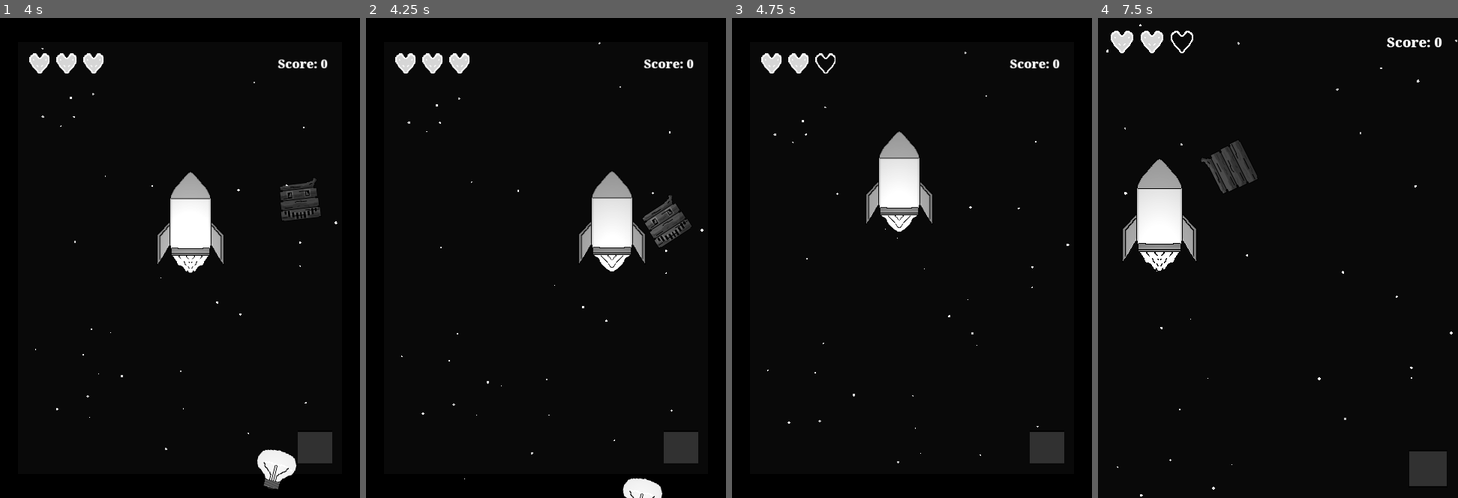
Above: before the commit, frames 1-4 (left to right).
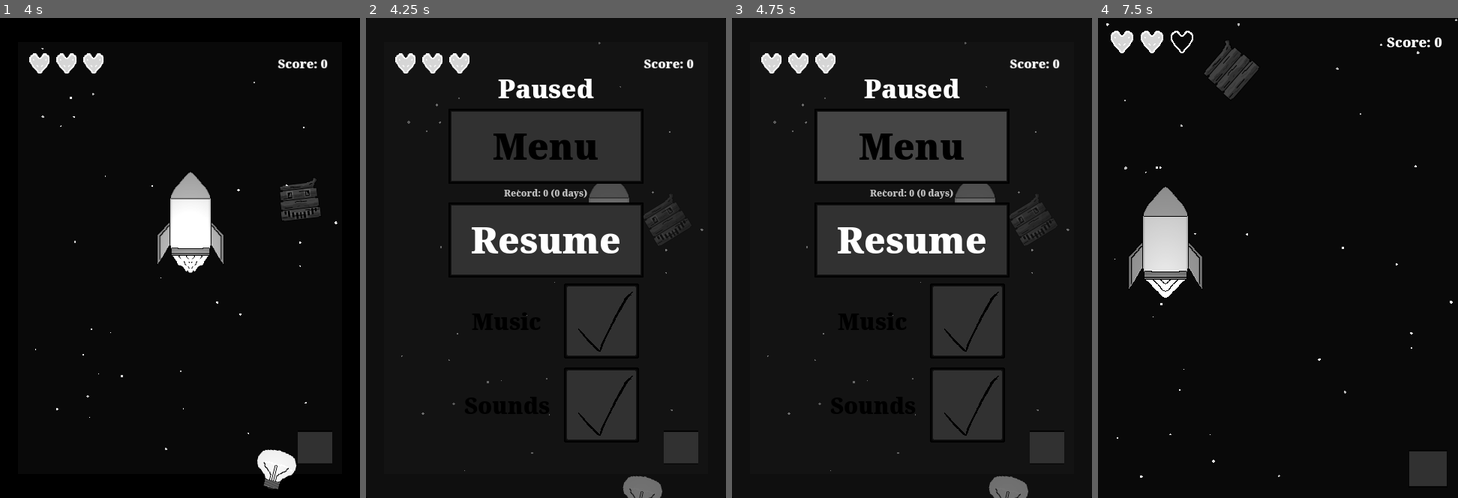
Above: after the commit, the same moments.

Repository: LazyMiB/Burnout-Pending
Game: Godot game, scene res://flow/flow.tscn
Same seed, same stepped clock (60 frames per second), same inputs: the game is played once before the commit and once after it. This scene is started directly instead of the project's main scene. Sound files missing from this copy of the repository are replaced by a short silence.
Inputs (mouse positions are in pixels of both pictures, inside the frame that each line leads up to):
- Up to frame 1 (4 s): move the mouse to (259, 234) at 0.52 s; hold Right (right) 0.53-1.25 s; tap Space (action) at 0.6, 2.3, 3.8 s; click (259, 234) at 0.67 s; tap Up (up) at 0.77, 3.77 s; drag from (108, 282) to (162, 354) at 1.27 s; move the mouse to (216, 152) at 2.02 s; hold Left (left) 2.03-2.75 s; click (216, 152) at 2.1 s; drag from (162, 354) to (72, 186) at 2.77 s; move the mouse to (288, 330) at 3.52 s; hold Right (right) from 3.53 s (still down); hold - (zoom-out) from 3.53 s (still down)
- Up to frame 2 (4.25 s): keep holding Right (right); keep holding - (zoom-out); tap Escape (pause) at 4.15 s
- Up to frame 3 (4.75 s): release Right (right) at 4.25 s; release - (zoom-out) at 4.25 s; drag from (804, 186) to (858, 138) at 4.27 s
- Up to frame 4 (7.5 s): move the mouse to (1296, 258) at 5.02 s; hold Right (right) 5.03-5.75 s; tap Space (action) at 5.1, 6.8 s; click (1296, 258) at 5.17 s; drag from (1224, 138) to (1206, 282) at 5.77 s; move the mouse to (1357, 234) at 6.52 s; hold Left (left) 6.53-7.25 s; hold = (zoom-in) 6.53-7.25 s; tap Up (up) at 6.77 s; drag from (1206, 282) to (1260, 354) at 7.27 s

Frame 1 is identical in both runs. In frame 2, 22% of the frame differs, in the area x 9-94%, y 5-100%; in frame 3, 23%; in frame 4, 5.5%.
Error before the commit: Invalid assignment of property or key 'pausawped' with value of type 'bool' on a base object of type 'SceneTree'. (res://flow/flow.gd:24)

Commit message:
fix pause in flow scene

Diff:
--- a/flow/flow.gd
+++ b/flow/flow.gd
@@ -21,7 +21,7 @@
 
 func _input(event):
 	if event.is_action_released("pause"):
-		get_tree().pausawped = true
+		get_tree().paused = true
 		$"Pause".show()
 
 
